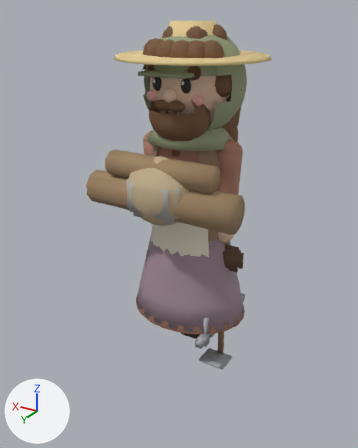
The glTF model models/villager.glb: old version first, new version second.
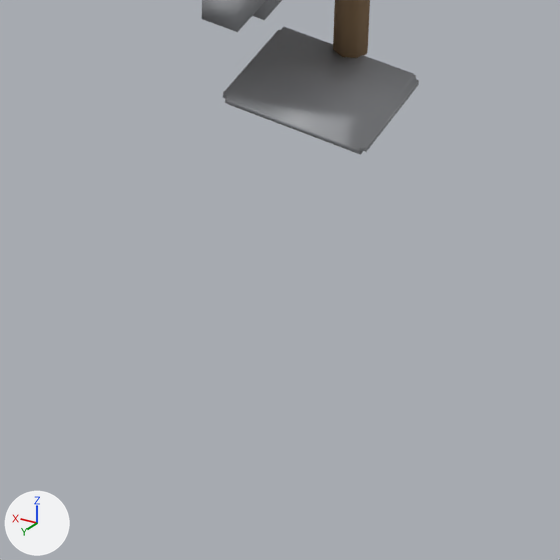
The first picture shows the older version from a 50 mm camera at (-0.867, 1.528, 1.188) aimed at (0.05, -0.001, 0.423). The close-ups show the older and then the newer version on the part from 45% to 72% of the width and 77% to 98% of the height of that picture. Only the edits that show in the close-ups are written down. Lighting does not change. The marker at lower left points along +X, +Y and +Z. Where no turn or scale is listed for an object, it has been applied to the vertices.

In view in the first close-up: 'Hoe', 'HoeHead', 'PickHead' and 1 more.
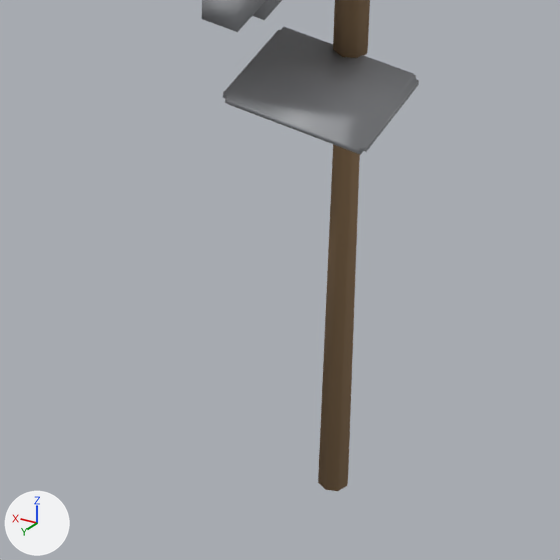
The change, as a list of edits to the scene's bpy script:
```text
Add me_rod:
    me_rod.from_pydata(...)  # an 8-sided cut cone along z (radius 0.012 at the low end, 0.006 at the high end) spanning x -0.012..0.012, y -0.012..0.012, z -0.95..0.1
    me_rod.materials.append(mat_wood)  # brown #997c59
Add ob_rod:
    ob_rod = bpy.data.objects.new('Rod', me_rod)
    ob_rod.location = (-0.15, 0.0, 0.445)
```

What differs and where, as boxes (x1, y1, x2, y2) in the close-ups (560 x 560 px):
'Rod', added (brown)
    after: (318, 144, 360, 491)
